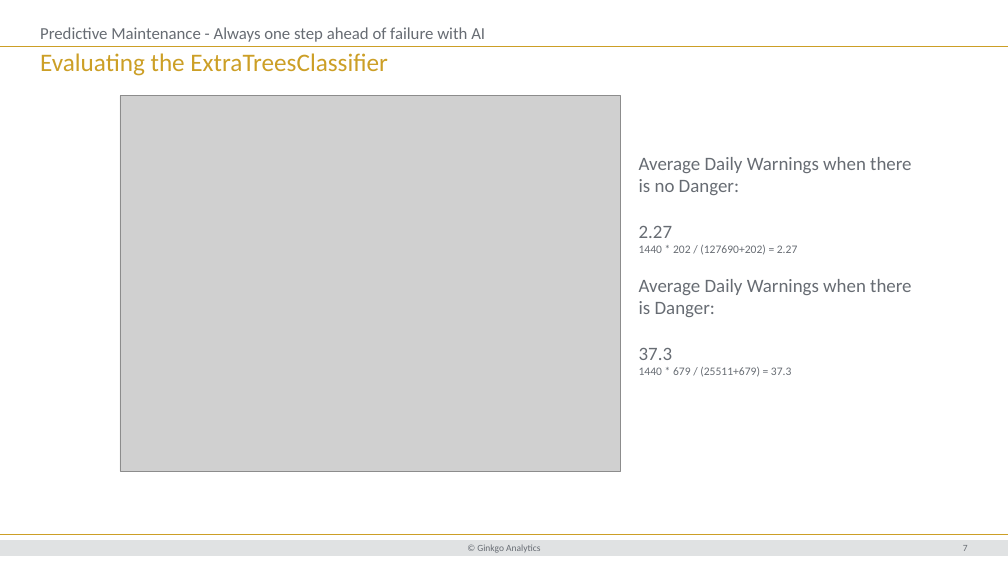
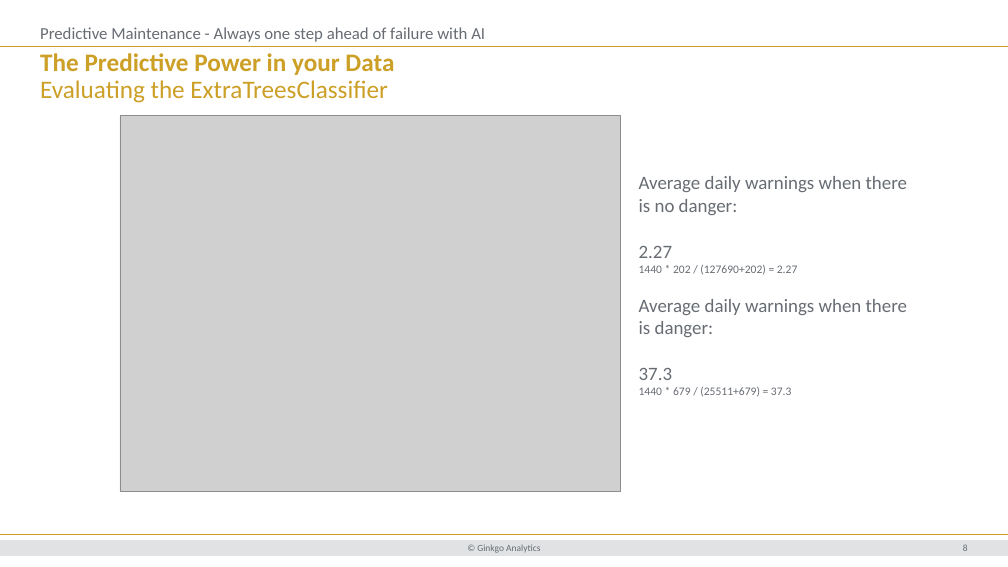
Before and after one commit to LukasKaspras/ginkgo_datacase_interview, a slide deck: slide 8 of reports/ds_presentation.pptx (slide 7 before the commit). Drawn at 1008x567 pixels with LibreOffice and Linux fonts; fonts in the diff are those of the drawing; grey boxes stand for pictures; background and template pictures are left out. Boxes give left, top, right and bottom in pixels: in the first picture for what was removed or moved away, otherwise in the second. Text is boxed around its words. In the diff, an @@ line names an element or a change of style, - is before the commit and + after.

```diff
--- a/reports/ds_presentation.pptx
+++ b/reports/ds_presentation.pptx
@@ title at (x1=40, y1=53, x2=394, y2=103): text changed @@
-Evaluating the ExtraTreesClassifier
+The Predictive Power in your Data
+Evaluating the ExtraTreesClassifier
@@ picture moved from (x1=120, y1=96, x2=621, y2=471) to (x1=120, y1=116, x2=621, y2=491) @@
@@ text "Average daily warnings when there ..." moved from (x1=639, y1=157, x2=911, y2=377) to (x1=639, y1=176, x2=907, y2=397) @@
@@ text at (x1=639, y1=176, x2=907, y2=215): text changed @@
-Average Daily Warnings when there is no Danger:
+Average daily warnings when there is no danger:
@@ text at (x1=639, y1=299, x2=907, y2=337): text changed @@
-Average Daily Warnings when there is Danger:
+Average daily warnings when there is danger:
```
Also in this commit, not shown: 7 other slides changed, 3 slides added, 1 slide removed, 1 other file.
